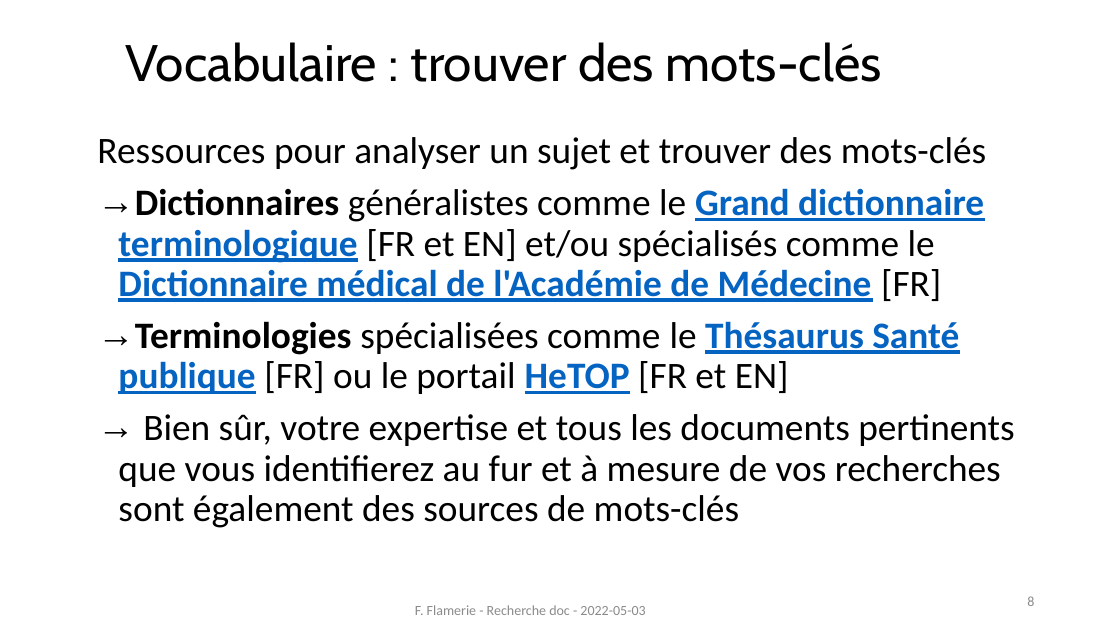
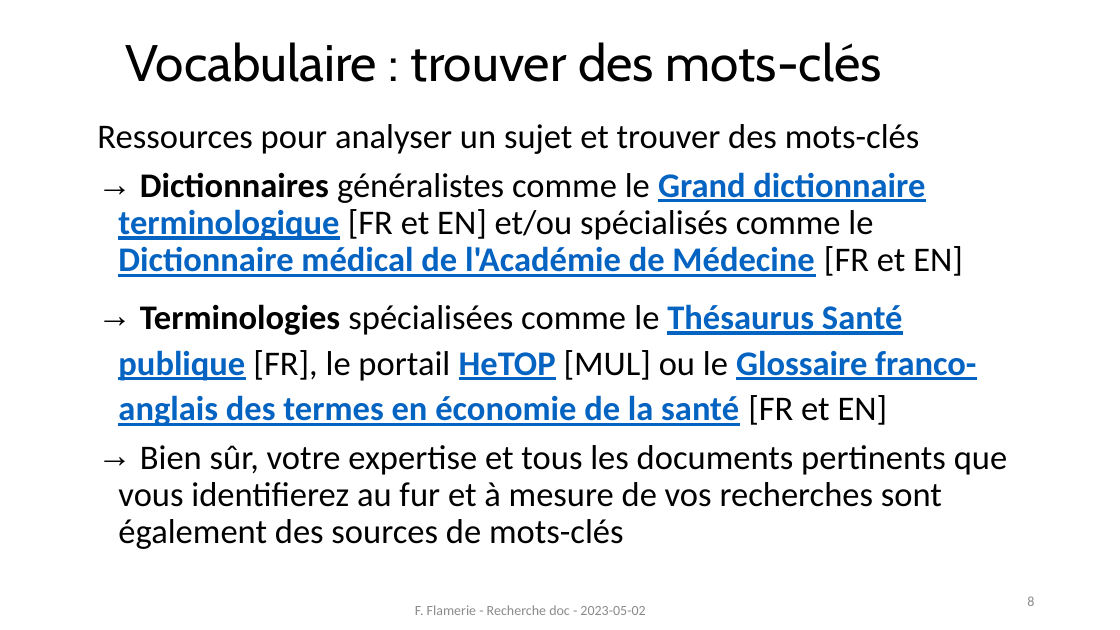
Before and after one commit to fflamerie/formbiblio, a slide deck: slide 8 of docs/module1-1_rech_biblio.pptx. Drawn at 1120x630 pixels with LibreOffice and Linux fonts; fonts in the diff are those of the drawing. Boxes give left, top, right and bottom in pixels: in the first picture for what was removed or moved away, otherwise in the second. Text is boxed around its words. In the diff, an @@ line names an element or a change of style, - is before the commit and + after.

```diff
--- a/docs/module1-1_rech_biblio.pptx
+++ b/docs/module1-1_rech_biblio.pptx
@@ text "Ressources pour analyser un sujet ...": place and size @@
-text "Ressources pour analyser un sujet ..." at <box>97,137,1014,528</box>
+text "Ressources pour analyser un sujet ..." at <box>97,124,1007,549</box>
@@ text at <box>97,124,1007,549</box>: size 32 to 29.6 pt in "Ressources pour analyser un sujet et trouver ...", "Bien sûr, votre expertise et tous les ..." @@
@@ text at <box>118,172,976,426</box>: text changed; size 32 to 29.6 pt; text colour #000000 to #0563C1 @@
-→ Dictionnaires généralistes comme le Grand dictionnaire terminologique [FR et EN] et/ou spécialisés comme le Dictionnaire médical de l'Académie de Médecine [FR]
-→ Terminologies spécialisées comme le Thésaurus Santé publique [FR] ou le portail HeTOP [FR et EN]
+→ Dictionnaires généralistes comme le Grand dictionnaire terminologique [FR et EN] et/ou spécialisés comme le Dictionnaire médical de l'Académie de Médecine [FR et EN]
+→ Terminologies spécialisées comme le Thésaurus Santé publique [FR], le portail HeTOP [MUL] ou le Glossaire franco-anglais des termes en économie de la santé [FR et EN]
@@ text at <box>415,605,645,615</box>: text changed @@
-F. Flamerie - Recherche doc - 2022-05-03
+F. Flamerie - Recherche doc - 2023-05-02
```
Also in this commit, not shown: 29 other slides changed, 3 slides added, 3 slides removed, 7 other files.
